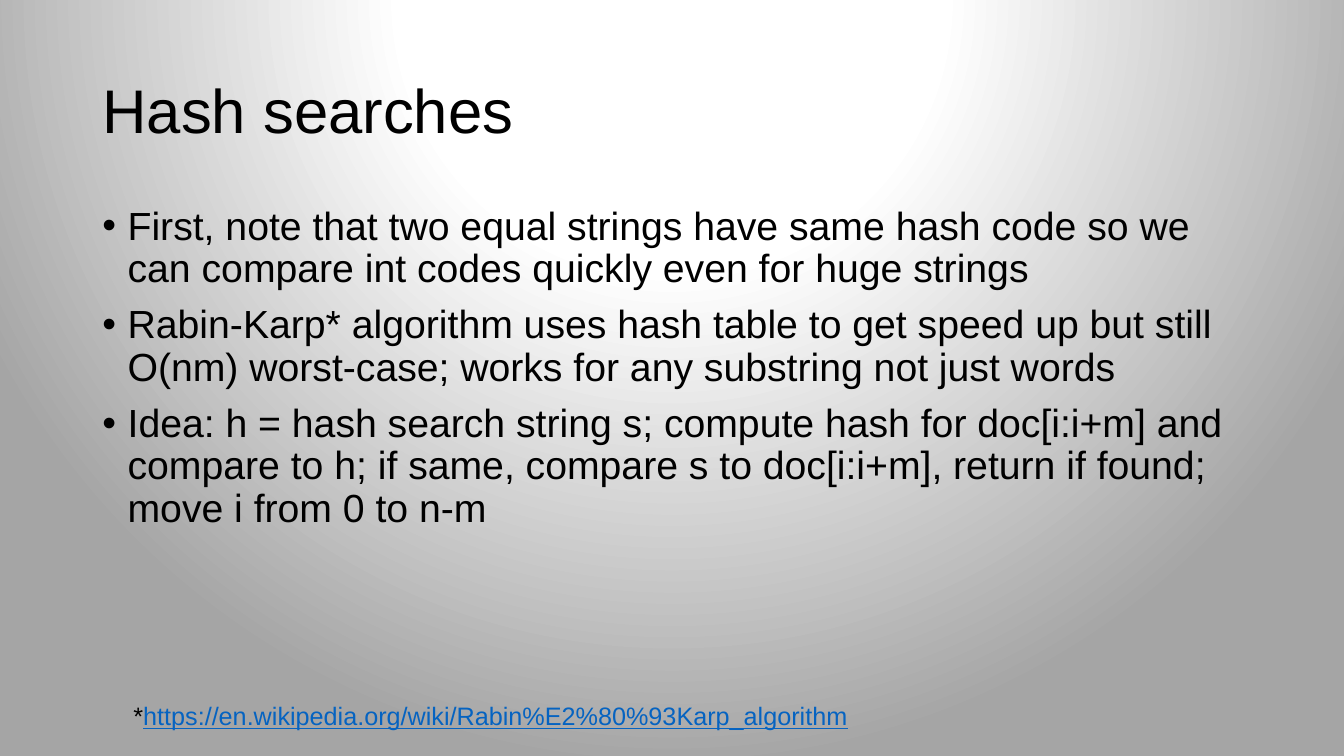
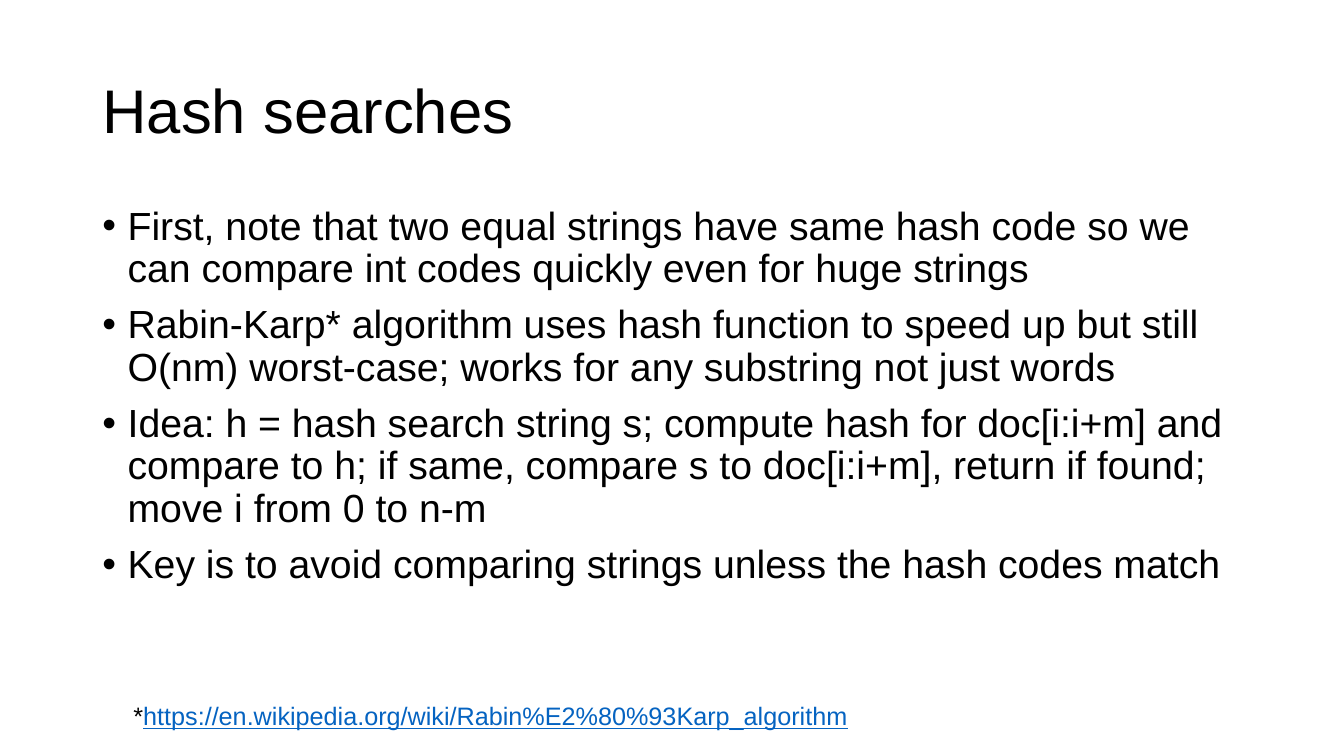
Before and after one commit to parrt/msds689, a slide deck: slide 6 of notes/searching.pptx. Drawn at 1344x756 pixels with LibreOffice and Linux fonts; fonts in the diff are those of the drawing; background and template pictures are left out. Boxes give left, top, right and bottom in pixels: in the first picture for what was removed or moved away, otherwise in the second. Text is boxed around its words. In the diff, an @@ line names an element or a change of style, - is before the commit and + after.

```diff
--- a/notes/searching.pptx
+++ b/notes/searching.pptx
@@ background gradient #FFFFFF to #A5A5A5 to #FFFFFF @@
@@ text at box(128, 309, 1199, 389): text changed @@
-• Rabin-Karp* algorithm uses hash table to get speed up but still O(nm) worst-case; works for any substring not just words
+• Rabin-Karp* algorithm uses hash function to speed up but still O(nm) worst-case; works for any substring not just words
@@ text at box(128, 549, 1220, 586): paragraph added @@
+• Key is to avoid comparing strings unless the hash codes match
```
Also in this commit, not shown: 8 other slides changed, 4 slides added, 1 slide removed, 5 other files.
